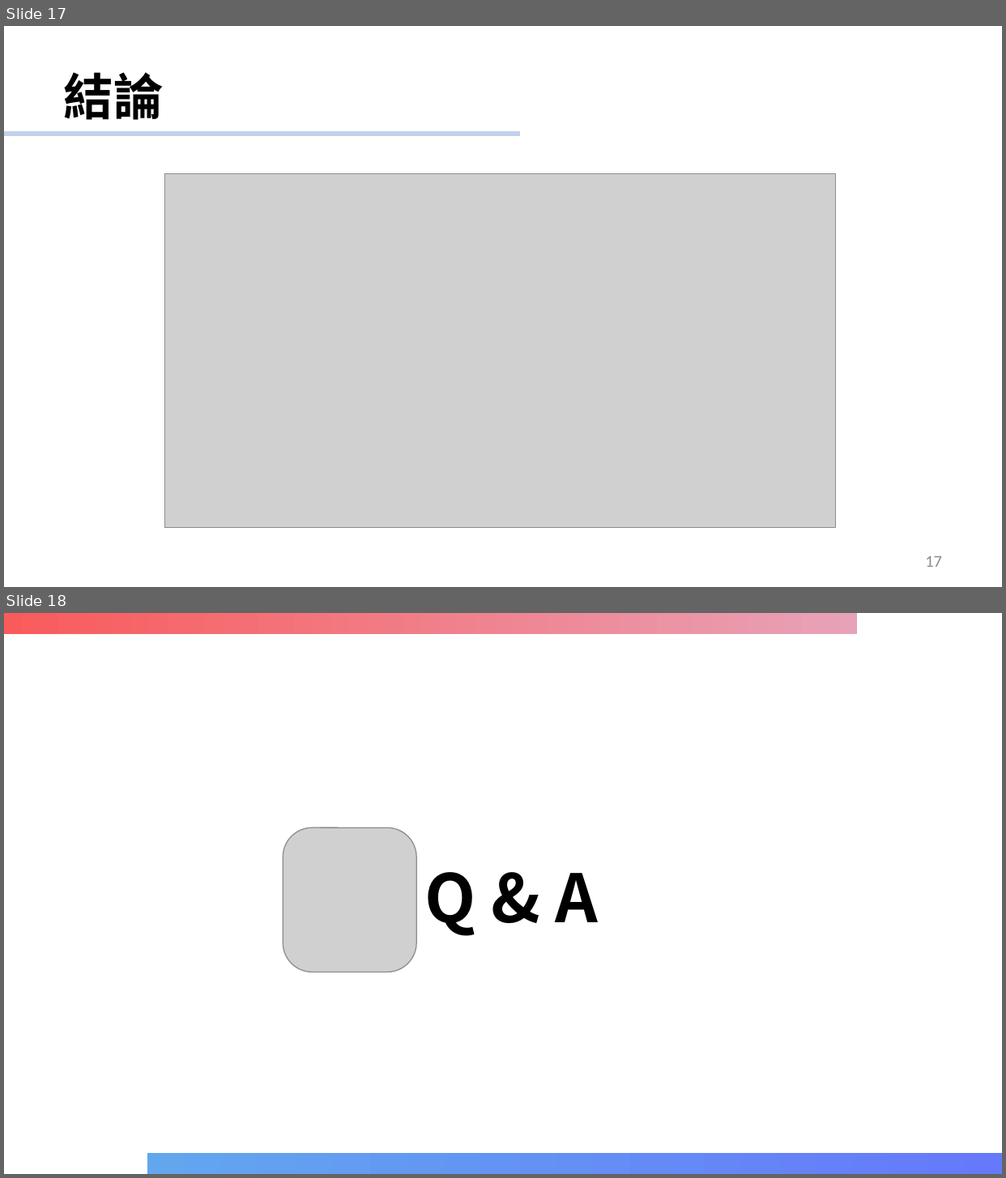
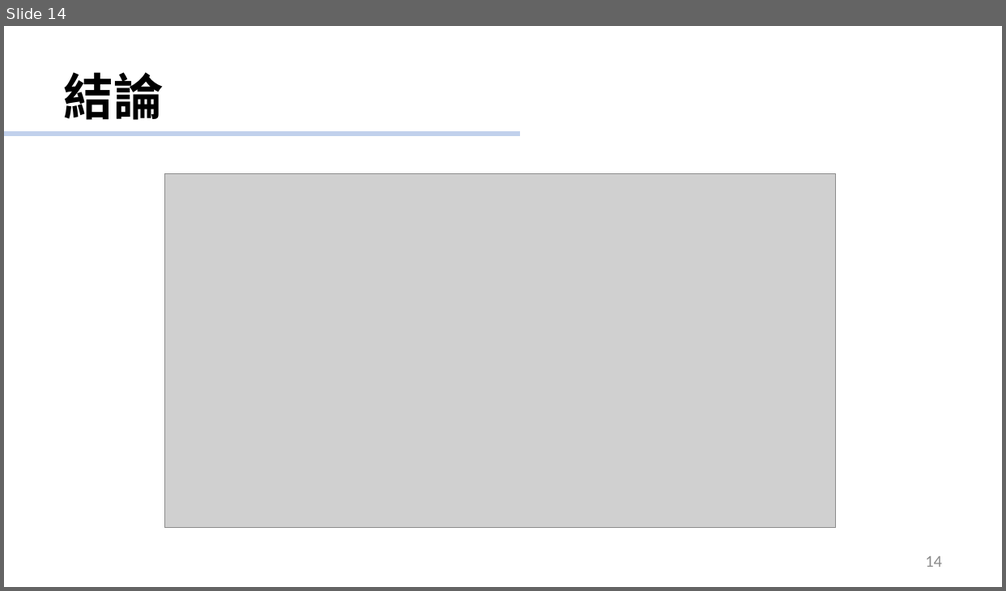
Before and after one commit to GoatWang/HsinchuHackthon_QA1999_Linebot, a slide deck: 新竹市社會處 PIPELINE(New).pptx. Shown one above the other, each under a label of ours: slides 17 and 18 before the commit, slide 14 after it. The pictures are 1006x1178 and 1006x591 pixels, drawn with LibreOffice and Linux fonts; fonts in the diff are those of the drawing; grey boxes stand for pictures; background and template pictures are left out. Boxes give left, top, right and bottom in pixels: in the first picture for what was removed or moved away, otherwise in the second. Text is boxed around its words. In the diff, an @@ line names an element or a change of style, - is before the commit and + after.

```diff
--- a/新竹市社會處 PIPELINE(New).pptx
+++ b/新竹市社會處 PIPELINE(New).pptx
@@ slide 18 removed at bbox=[4, 613, 1002, 1174], background #FFFFFF @@
@@ rectangle removed at bbox=[4, 613, 856, 635] @@
@@ picture removed at bbox=[283, 828, 417, 973] @@
@@ title removed at bbox=[424, 872, 599, 936] @@
-Q & A
@@ rectangle removed at bbox=[147, 1153, 1001, 1174] @@
@@ what was slide 17 is now slide 14 @@
@@ page number at bbox=[925, 557, 942, 567]: text changed @@
-17
+14
```
Also in this commit, not shown: 3 slides changed, 2 other slides removed, 7 other files.
